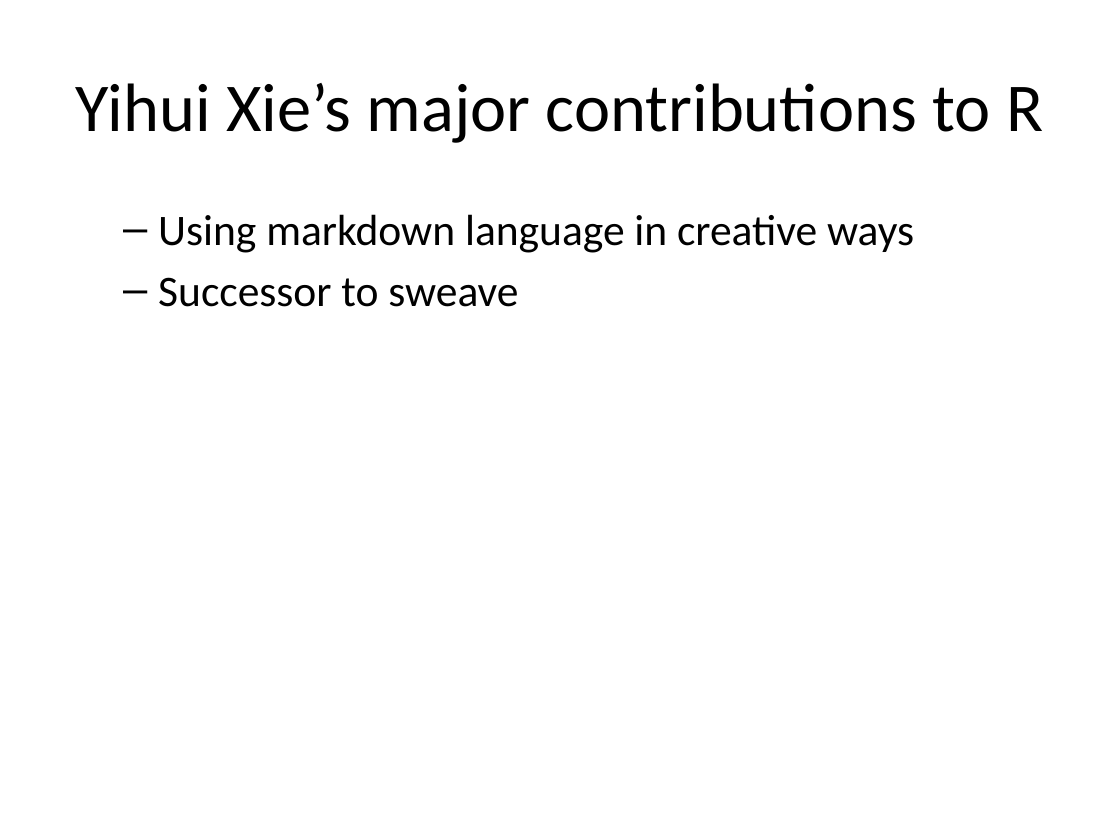
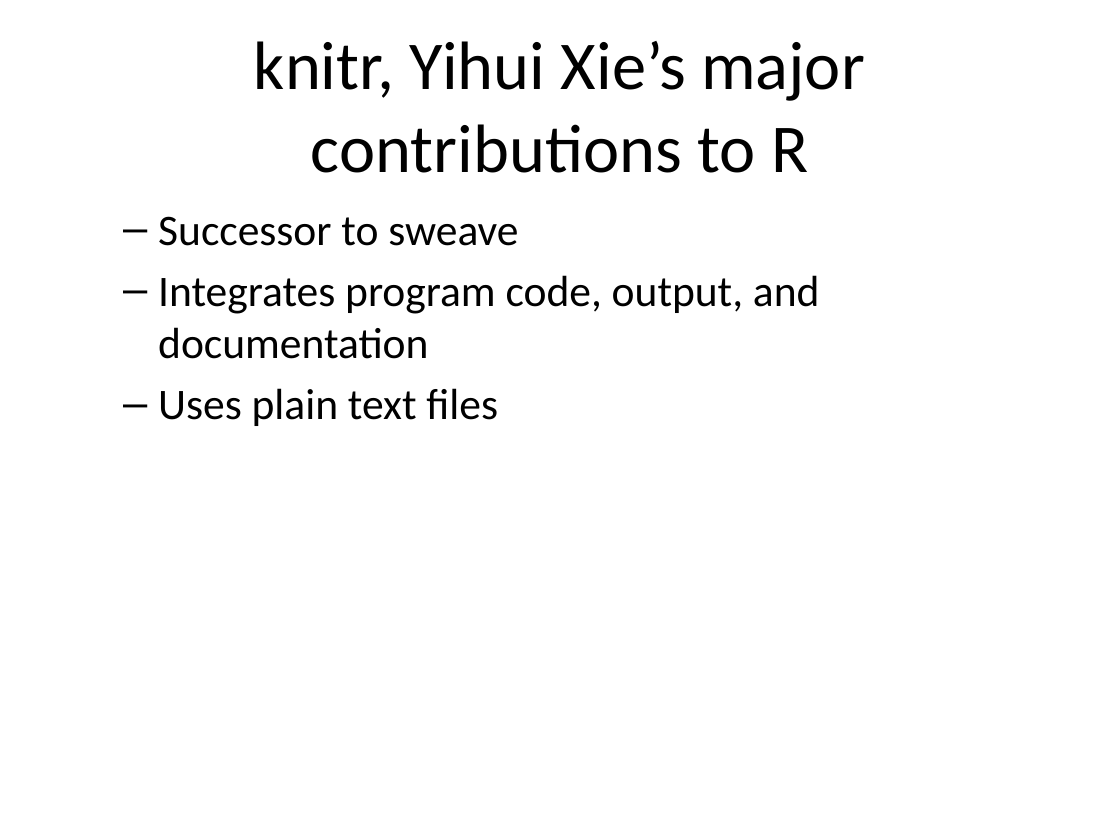
Before and after one commit to pmean/posters-with-pagedown, a slide deck: slide 9 of src/posters.pptx. Drawn at 1120x840 pixels with LibreOffice and Linux fonts; fonts in the diff are those of the drawing. Boxes give left, top, right and bottom in pixels: in the first picture for what was removed or moved away, otherwise in the second. Text is boxed around its words. In the diff, an @@ line names an element or a change of style, - is before the commit and + after.

Commit message:
Integrated text from poster-jacobs

```diff
--- a/src/posters.pptx
+++ b/src/posters.pptx
@@ title at bbox=[254, 41, 865, 173]: text changed @@
-Yihui Xie’s major contributions to R
+knitr, Yihui Xie’s major contributions to R
@@ text at bbox=[158, 214, 914, 253]: paragraph removed @@
-  – Using markdown language in creative ways
@@ text at bbox=[158, 275, 820, 426]: paragraphs added @@
+  – Integrates program code, output, and documentation
+  – Uses plain text files
```
Also in this commit, not shown: 2 other slides changed, 20 slides added, 7 other files.
